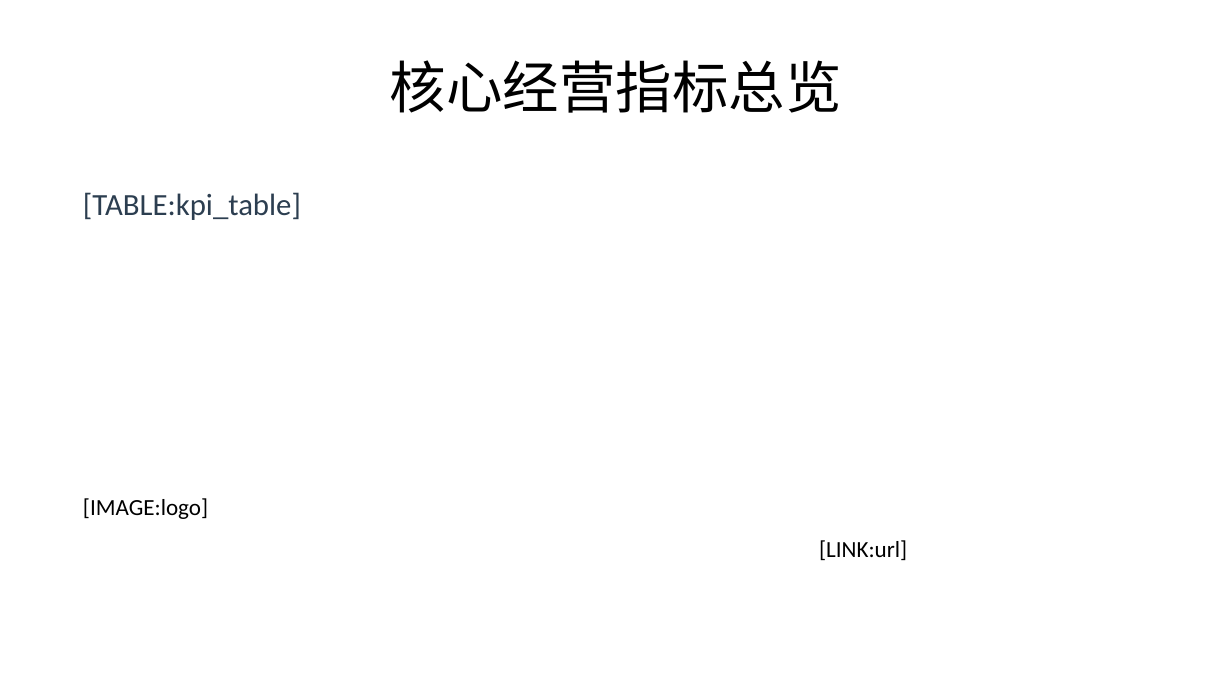
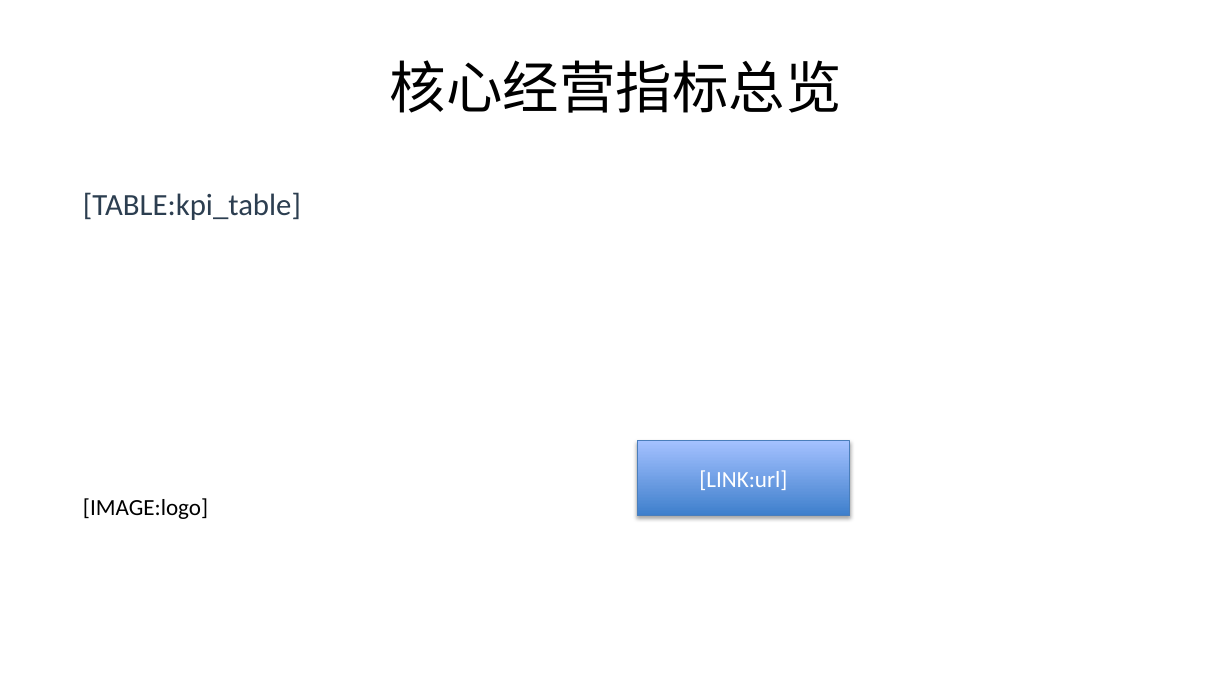
Before and after one commit to lijiahao1996/PPT-Automation, a slide deck: slide 3 of templates/销售分析报告_标准模板.pptx. Drawn at 1232x693 pixels with LibreOffice and Linux fonts; fonts in the diff are those of the drawing. Boxes give left, top, right and bottom in pixels: in the first picture for what was removed or moved away, otherwise in the second. Text is boxed around its words. In the diff, an @@ line names an element or a change of style, - is before the commit and + after.

```diff
--- a/templates/销售分析报告_标准模板.pptx
+++ b/templates/销售分析报告_标准模板.pptx
@@ rectangle "[LINK:url]" resized from (x1=819, y1=540, x2=907, y2=560) to (x1=638, y1=441, x2=850, y2=516) @@
@@ rectangle "[LINK:url]" at (x1=638, y1=441, x2=850, y2=516): text colour #000000 to #FFFFFF; alignment left to centre; vertical alignment top to middle; fill none to gradient #3F80CE to #A4C4FF; outline none to #4B7EBC 0.75 pt; shadow on @@
```
Also in this commit, not shown: 2 other files.
